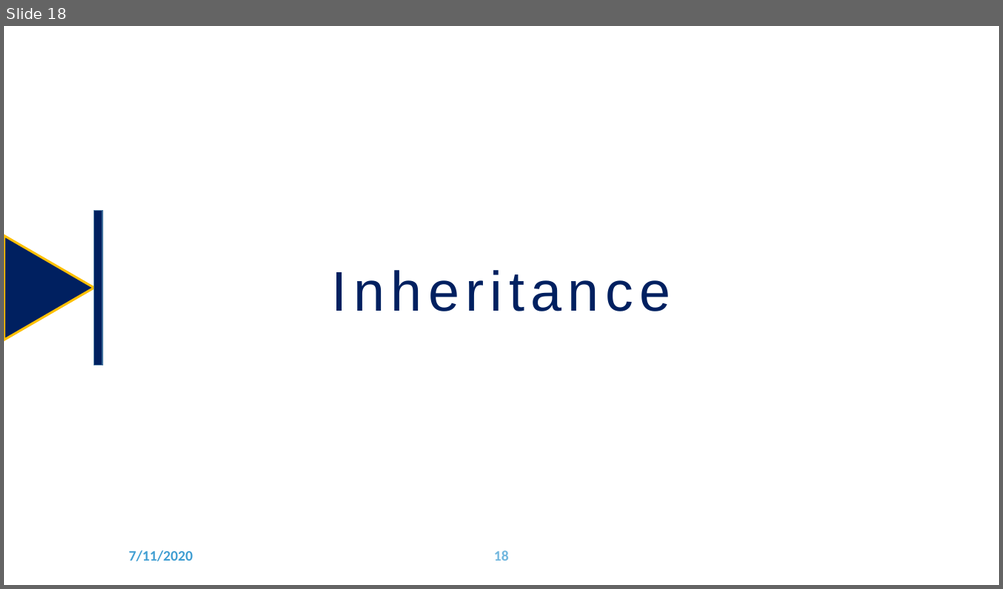
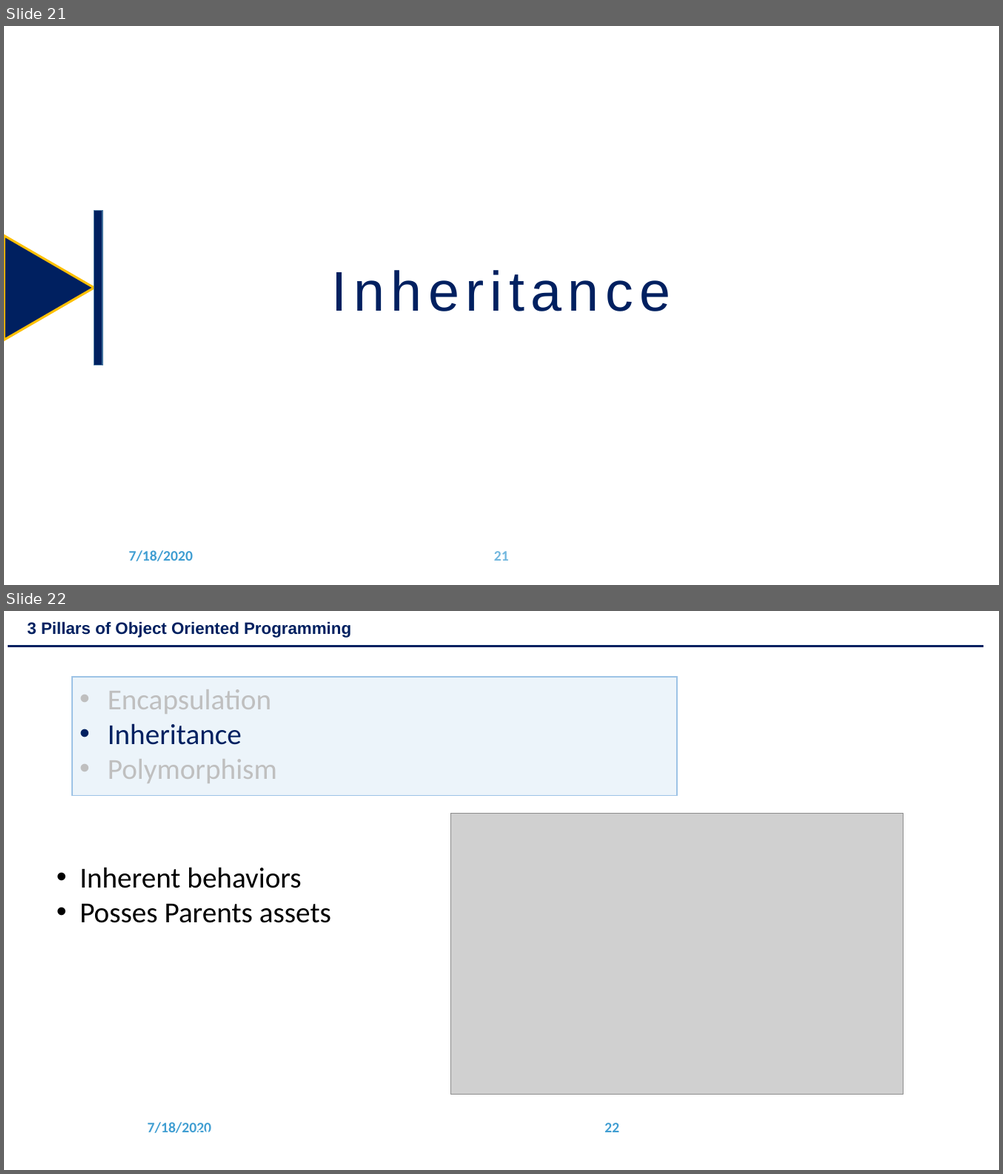
Before and after one commit to Gerardin16/Python_Training_2020, a slide deck: training_artifacts/Chaptor 9 - OOPS.pptx. Shown one above the other, each under a label of ours: slide 18 before the commit, slides 21 and 22 after it. The pictures are 1003x589 and 1003x1174 pixels, drawn with LibreOffice and Linux fonts; fonts in the diff are those of the drawing; grey boxes stand for pictures; background and template pictures are left out. Boxes give left, top, right and bottom in pixels: in the first picture for what was removed or moved away, otherwise in the second. Text is boxed around its words. In the diff, an @@ line names an element or a change of style, - is before the commit and + after.

```diff
--- a/training_artifacts/Chaptor 9 - OOPS.pptx
+++ b/training_artifacts/Chaptor 9 - OOPS.pptx
@@ slide 22 added at [4, 611, 999, 1170], background #FFFFFF @@
@@ text added at [27, 621, 351, 638], 16 pt, text #002060, bold @@
+3 Pillars of Object Oriented Programming
@@ line added from (8, 646) to (983, 646), #002060 1.5 pt @@
@@ rectangle added at [72, 677, 676, 795], fill #ECF4FA, outline #9DC3E6 1 pt, 28 pt, text #BFBFBF @@
+• Encapsulation
+• Inheritance
+• Polymorphism
@@ picture added at [451, 813, 903, 1094] @@
@@ text added at [79, 867, 331, 923], 28 pt, text #000000 @@
+• Inherent behaviors
+• Posses Parents assets
@@ text added at [148, 1122, 211, 1133], 14 pt, text #409ED2, bold @@
+7/18/2020
@@ text added at [197, 1125, 249, 1133], 23 pt, text #FFFFFF @@
+Objects get created and used
@@ page number added at [604, 1123, 619, 1133], 14 pt, text #409ED2, bold @@
+22
@@ what was slide 18 is now slide 21 @@
@@ slide 21 changed as well @@
@@ text at [129, 551, 193, 562]: text changed @@
-7/11/2020
+7/18/2020
@@ page number at [494, 551, 509, 561]: text changed @@
-18
+21
```
Also in this commit, not shown: 20 other slides changed, 6 other slides added, 33 other files.
